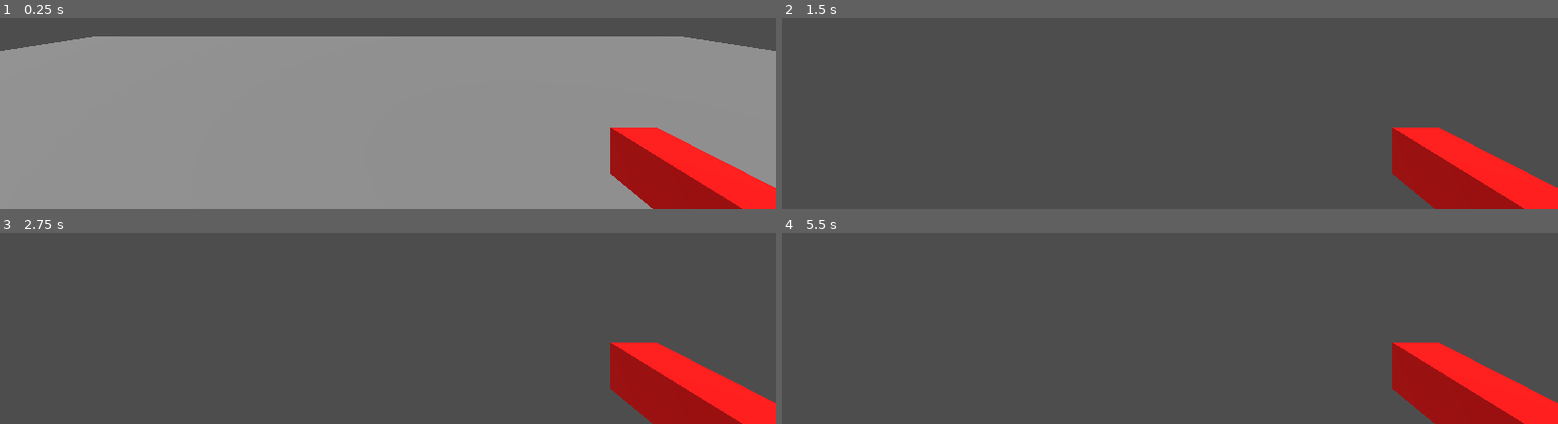
Above: before the commit, frames 1-4 (two rows, left to right).
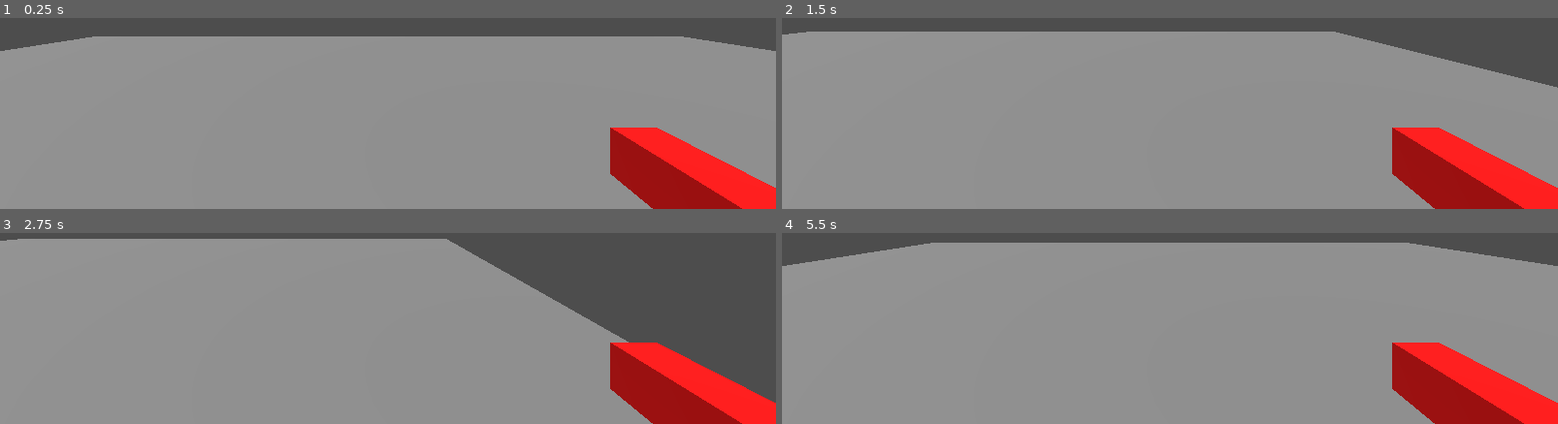
Above: after the commit, the same moments.

Repository: Skulhunter5/gaki-projekt
Game: Godot game, scene res://scenes/World.tscn
Two runs of this game, one before a commit and one after it. Both use one fixed random seed, a clock stepped at 60 frames per second and the inputs below.
Inputs (mouse positions are in pixels of both pictures, inside the frame that each line leads up to):
- Up to frame 1 (0.25 s): no input
- Up to frame 2 (1.5 s): tap Enter at 0.5 s; move the mouse to (outside the picture) at 0.52 s; hold D (walk_right) 0.53-1.28 s; hold Space (jump) 0.53-1.28 s; move the mouse to (outside the picture) at 1.27 s; hold S (walk_backwards) from 1.28 s (still down); click (outside the picture) at 1.35 s
- Up to frame 3 (2.75 s): tap Space (jump) at 1.52, 1.55, 1.82 s; move the mouse to (outside the picture) at 2.02 s; release S (walk_backwards) at 2.03 s; hold D (walk_right) from 2.03 s (still down); hold Space (jump) from 2.03 s (still down)
- Up to frame 4 (5.5 s): move the mouse to (1131, 292) at 2.77 s; release D (walk_right) at 2.78 s; release Space (jump) at 2.78 s; hold W (walk_forwards) 2.78-3.53 s; click (1131, 292) at 2.85 s; tap Space (jump) at 3.02, 3.05, 3.32, 4.52, 4.55, 4.82 s; move the mouse to (1402, 271) at 3.52 s; hold Space (jump) 3.53-4.28 s; hold A (walk_left) 3.53-5.03 s; move the mouse to (outside the picture) at 4.27 s; click (outside the picture) at 4.35 s; move the mouse to (outside the picture) at 5.02 s; hold S (walk_backwards) from 5.03 s (still down); hold Space (jump) from 5.03 s (still down)

The runs differ from the first frame. In frame 1, less than 0.1% of the frame differs, in the area x 3-97%, y 11-16%; in frame 2, 82%; in frame 3, 72%; in frame 4, 86%, in the area x 0-100%, y 5-100%.

Commit message:
refactor: changed movement based on basic movemenet script
since there is a basic movement script (which seems more elegant) i
refactored the script to use the basic movement in addition to using the
rotation

Diff:
--- a/scenes/Player/player.gd
+++ b/scenes/Player/player.gd
@@ -1,8 +1,7 @@
 extends CharacterBody3D
 
 @export var speed = 5.0
-@export var jump_velocity = 15
-@export var fall_acceleration = 50
+@export var jump_velocity = 4.5
 
 @export var tilt_limit = deg_to_rad(75)
 @export_range(0.0,1.0) var mouse_sensitivity = 0.01
@@ -14,34 +13,26 @@
 var paused: bool = true
 
 func _physics_process(delta: float) -> void:
-	var direction: Vector3 = Vector3.ZERO
+
+	if not is_on_floor():
+		velocity += get_gravity() * delta
+
+	if Input.is_action_just_pressed("jump") and is_on_floor():
+		velocity.y = jump_velocity
 
 	if Input.is_action_pressed("shoot") and not paused:
 		weapon.shoot()
 
-	if Input.is_action_pressed("walk_forwards"):
-		direction.z -= 1
-	if Input.is_action_pressed("walk_backwards"):
-		direction.z += 1
-	if Input.is_action_pressed("walk_left"):
-		direction.x -= 1
-	if Input.is_action_pressed("walk_right"):
-		direction.x += 1
-	if Input.is_action_pressed("jump"):
-		target_velocity.y = jump_velocity
+	var input_dir := Input.get_vector("walk_left", "walk_right", "walk_forwards", "walk_backwards")
+	var direction := (transform.basis * Vector3(input_dir.x, 0, input_dir.y)).normalized()
+	if direction:
+		direction = direction.rotated(Vector3.UP, _camera_pivot.rotation.y)
+		velocity.x = direction.x * speed
+		velocity.z = direction.z * speed
+	else:
+		velocity.x = move_toward(velocity.x, 0, speed)
+		velocity.z = move_toward(velocity.z, 0, speed)
 
-	if direction != Vector3.ZERO:
-		direction = direction.normalized()
-
-	direction = direction.rotated(Vector3.UP, _camera_pivot.rotation.y)
-
-	target_velocity.x = direction.x * speed
-	target_velocity.z = direction.z * speed
-
-	if not is_on_floor():
-		target_velocity.y = target_velocity.y - (fall_acceleration * delta)
-
-	velocity = target_velocity
 	move_and_slide()
 
 
